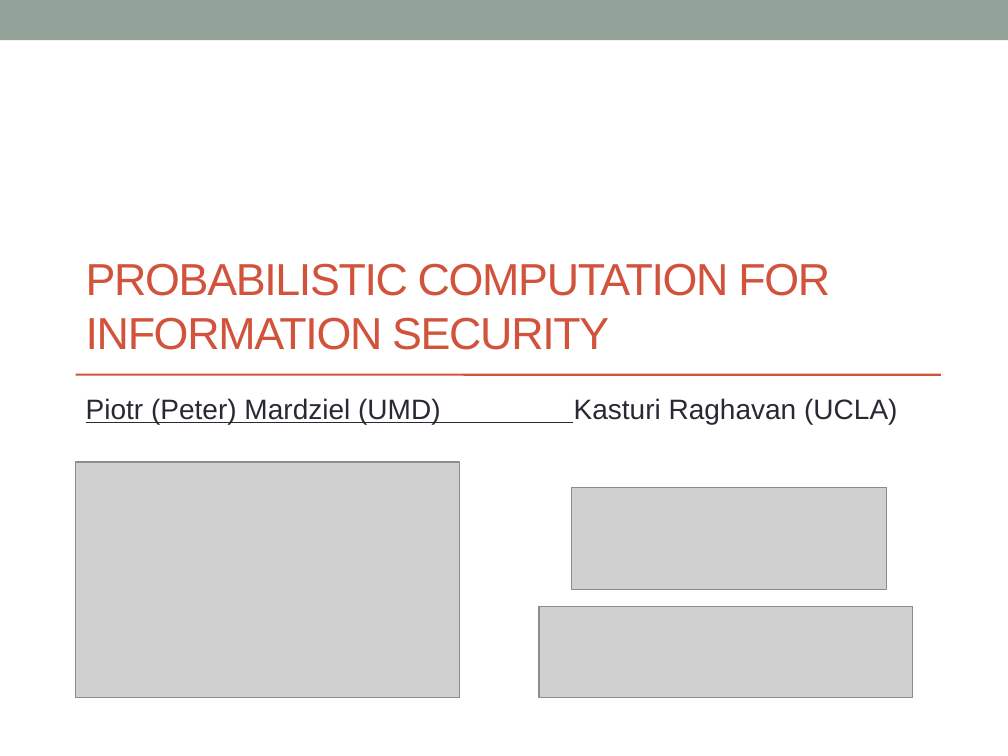
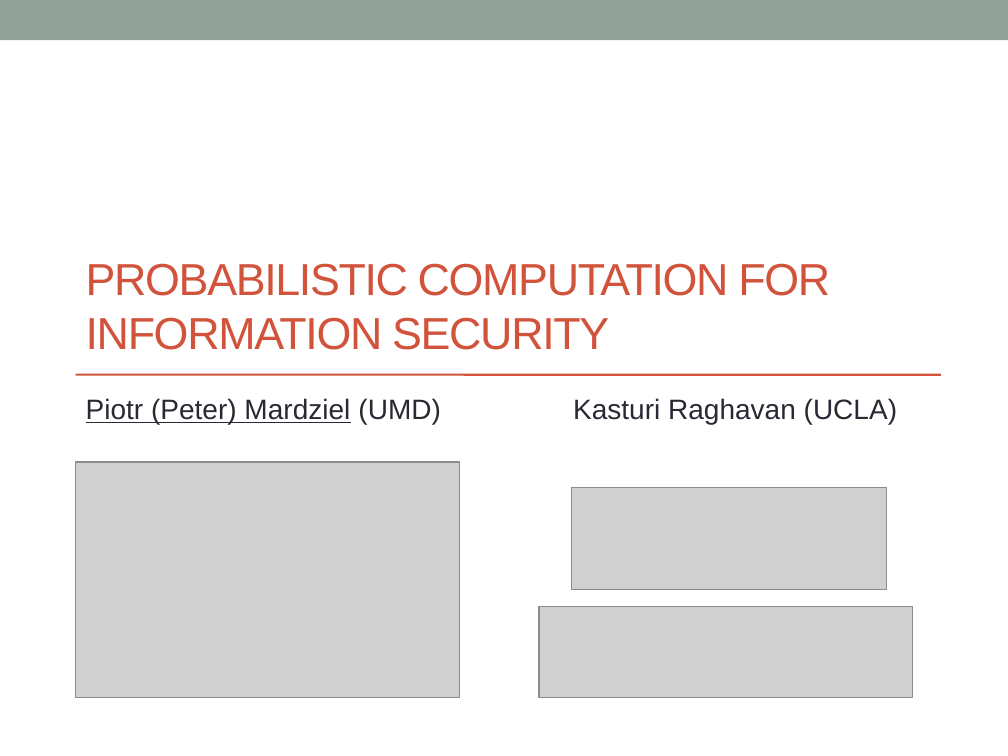
Before and after one commit to piotrm0/ppw12, a slide deck: slide 1 of pres/ppw12-pres.pptx. Drawn at 1008x756 pixels with LibreOffice and Linux fonts; fonts in the diff are those of the drawing; grey boxes stand for pictures. Boxes give left, top, right and bottom in pixels: in the first picture for what was removed or moved away, otherwise in the second. Text is boxed around its words. In the diff, an @@ line names an element or a change of style, - is before the commit and + after.

Commit message:
more work on presentation

```diff
--- a/pres/ppw12-pres.pptx
+++ b/pres/ppw12-pres.pptx
@@ subtitle "Piotr (Peter) Mardziel (UMD) Kasturi ..." at (86, 398, 897, 424): underline off in "(UMD)" @@
```
Also in this commit, not shown: 1 other slide changed, 4 slides added.
